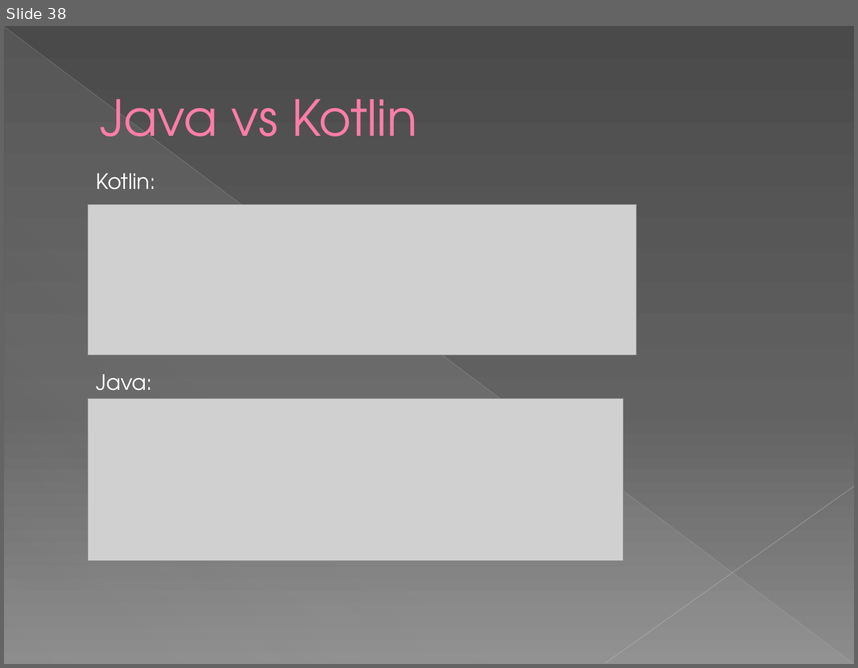
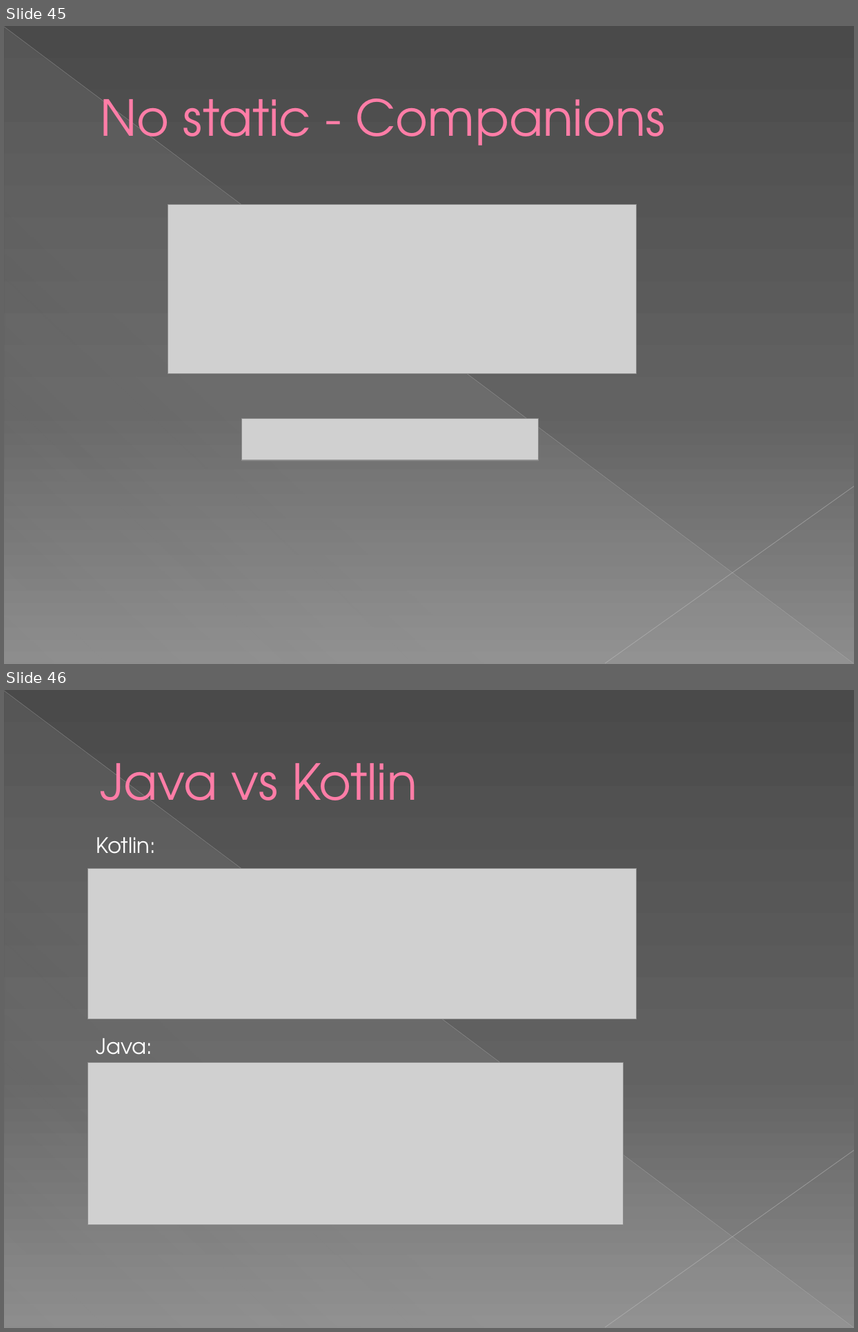
Before and after one commit to KeremAkkaya/kotlinpresentation, a slide deck: Kotlin Programlamaya Giriş.pptx. Shown one above the other, each under a label of ours: slide 38 before the commit, slides 45 and 46 after it. The pictures are 858x668 and 858x1332 pixels, drawn with LibreOffice and Linux fonts; fonts in the diff are those of the drawing; grey boxes stand for pictures. Boxes give left, top, right and bottom in pixels: in the first picture for what was removed or moved away, otherwise in the second. Text is boxed around its words. In the diff, an @@ line names an element or a change of style, - is before the commit and + after.

```diff
--- a/Kotlin Programlamaya Giriş.pptx
+++ b/Kotlin Programlamaya Giriş.pptx
@@ slide 45 added at [4, 26, 854, 664], background gradient #4A4A4A to #626262 to #8C8C8C; not listed: 3 template elements that a slide beside it also shows @@
@@ title added at [100, 98, 665, 145], 42 pt, text #FF7DA7 @@
+No static - Companions
@@ picture added at [168, 205, 637, 374] @@
@@ picture added at [242, 419, 539, 461] @@
@@ what was slide 38 is now slide 46 @@
```
Also in this commit, not shown: 8 slides changed, 7 other slides added.
